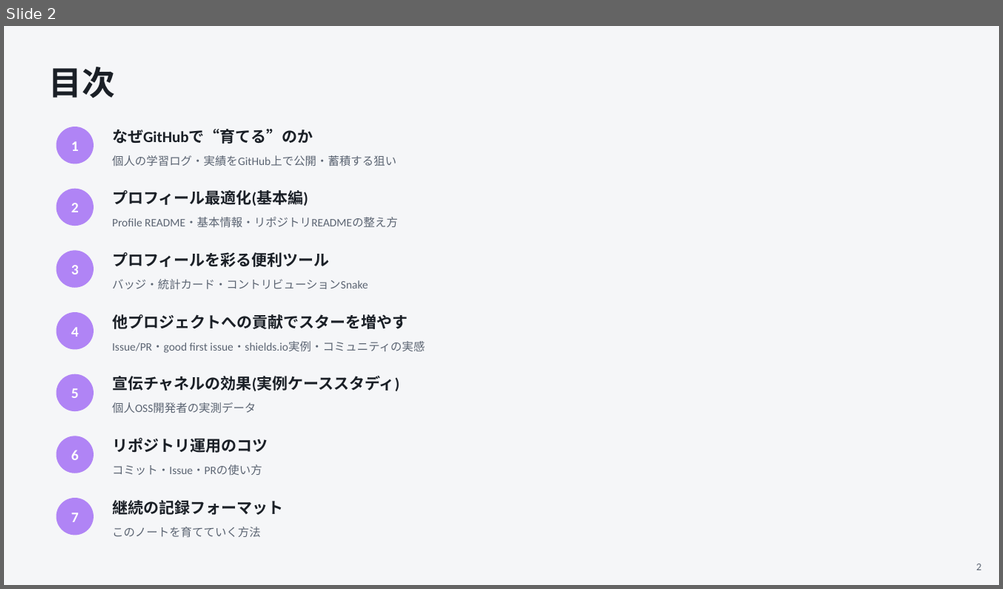
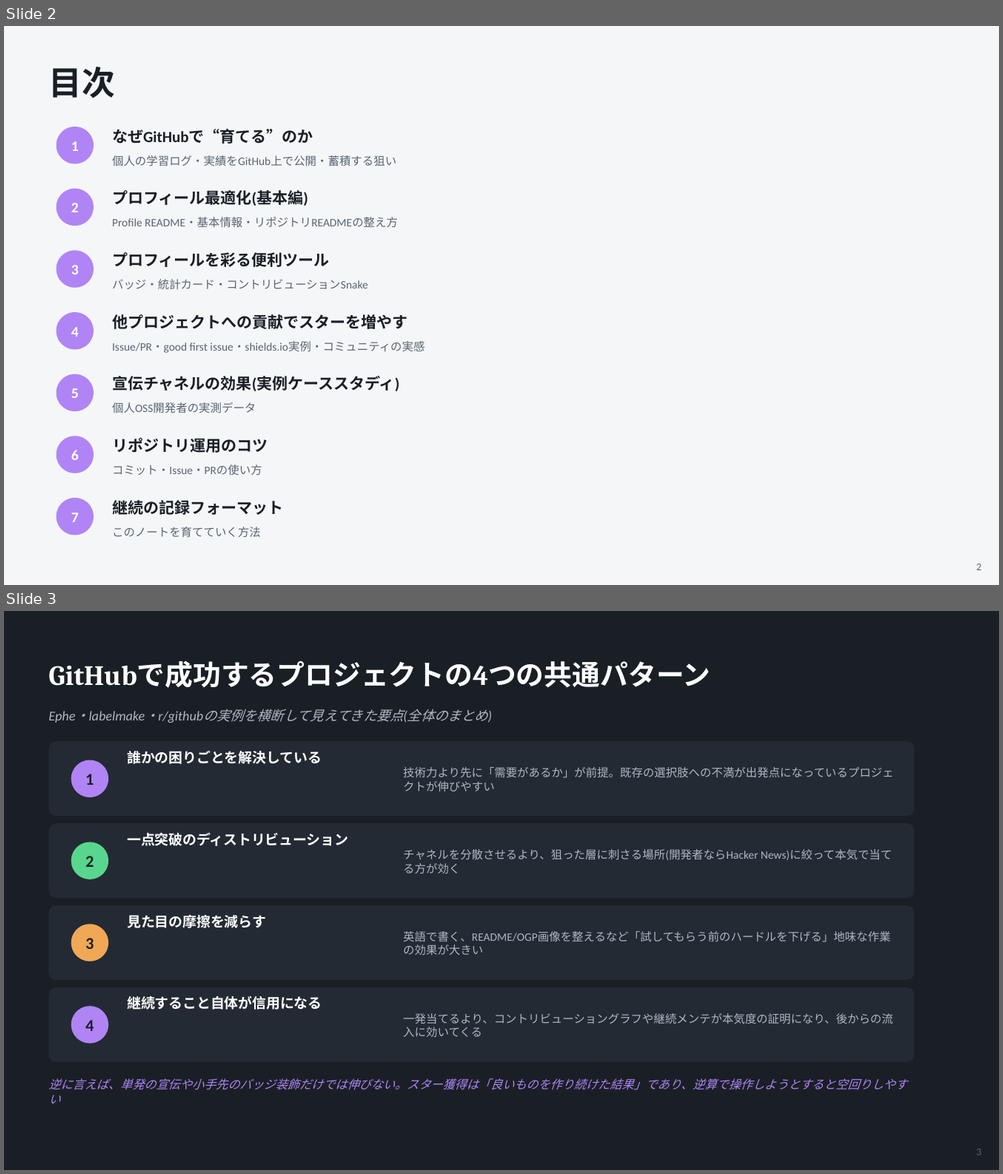
Before and after one commit to w-index-m/tech-notes, a slide deck: github-strategy-guide.pptx. Shown one above the other, each under a label of ours: slide 2 before the commit, slides 2 and 3 after it. The pictures are 1003x589 and 1003x1174 pixels, drawn with LibreOffice and Linux fonts; fonts in the diff are those of the drawing. Boxes give left, top, right and bottom in pixels: in the first picture for what was removed or moved away, otherwise in the second. Text is boxed around its words. In the diff, an @@ line names an element or a change of style, - is before the commit and + after.

```diff
--- a/github-strategy-guide.pptx
+++ b/github-strategy-guide.pptx
@@ slide 3 added at bbox=[4, 611, 999, 1170], background #1A1F26 @@
@@ text added at bbox=[48, 661, 710, 688], 27 pt, text #FFFFFF, bold @@
+GitHubで成功するプロジェクトの4つの共通パターン
@@ text added at bbox=[48, 709, 488, 723], 13 pt, text #AEB7C4, italic @@
+Ephe・labelmake・r/githubの実例を横断して見えてきた要点(全体のまとめ)
@@ rounded rectangle added at bbox=[48, 741, 914, 816], fill #232A34 @@
@@ ellipse added at bbox=[71, 760, 108, 797], fill #B084F5 @@
@@ text added at bbox=[127, 751, 321, 764], 13.5 pt, text #FFFFFF, bold @@
+誰かの困りごとを解決している
@@ text added at bbox=[85, 774, 94, 785], 16 pt, text #1A1F26, bold @@
+1
@@ text added at bbox=[403, 767, 893, 792], 11 pt, text #AEB7C4 @@
+技術力より先に「需要があるか」が前提。既存の選択肢への不満が出発点になっているプロジェクトが伸びやすい
@@ rounded rectangle added at bbox=[48, 823, 914, 898], fill #232A34 @@
@@ ellipse added at bbox=[71, 843, 108, 880], fill #58D68D @@
@@ text added at bbox=[127, 833, 348, 846], 13.5 pt, text #FFFFFF, bold @@
+一点突破のディストリビューション
@@ text added at bbox=[403, 849, 891, 874], 11 pt, text #AEB7C4 @@
+チャネルを分散させるより、狙った層に刺さる場所(開発者ならHacker News)に絞って本気で当てる方が効く
@@ text added at bbox=[85, 856, 94, 867], 16 pt, text #1A1F26, bold @@
+2
@@ rounded rectangle added at bbox=[48, 906, 914, 980], fill #232A34 @@
@@ text added at bbox=[127, 915, 266, 928], 13.5 pt, text #FFFFFF, bold @@
+見た目の摩擦を減らす
@@ ellipse added at bbox=[71, 924, 108, 962], fill #F0A857 @@
@@ text added at bbox=[85, 938, 94, 949], 16 pt, text #1A1F26, bold @@
+3
@@ text added at bbox=[403, 931, 890, 955], 11 pt, text #AEB7C4 @@
+英語で書く、README/OGP画像を整えるなど「試してもらう前のハードルを下げる」地味な作業の効果が大きい
@@ rounded rectangle added at bbox=[48, 988, 914, 1062], fill #232A34 @@
@@ ellipse added at bbox=[71, 1006, 108, 1044], fill #B084F5 @@
@@ text added at bbox=[127, 997, 321, 1010], 13.5 pt, text #FFFFFF, bold @@
+継続すること自体が信用になる
@@ text added at bbox=[85, 1020, 94, 1031], 16 pt, text #1A1F26, bold @@
+4
@@ text added at bbox=[403, 1014, 893, 1037], 11 pt, text #AEB7C4 @@
+一発当てるより、コントリビューショングラフや継続メンテが本気度の証明になり、後からの流入に効いてくる
@@ text added at bbox=[48, 1079, 907, 1104], 11.5 pt, text #B084F5, italic @@
+逆に言えば、単発の宣伝や小手先のバッジ装飾だけでは伸びない。スター獲得は「良いものを作り続けた結果」であり、逆算で操作しようとすると空回りしやすい
@@ text added at bbox=[976, 1149, 981, 1156], 10 pt, text #5B6472 @@
+3
```
Also in this commit, not shown: 11 slides changed.
